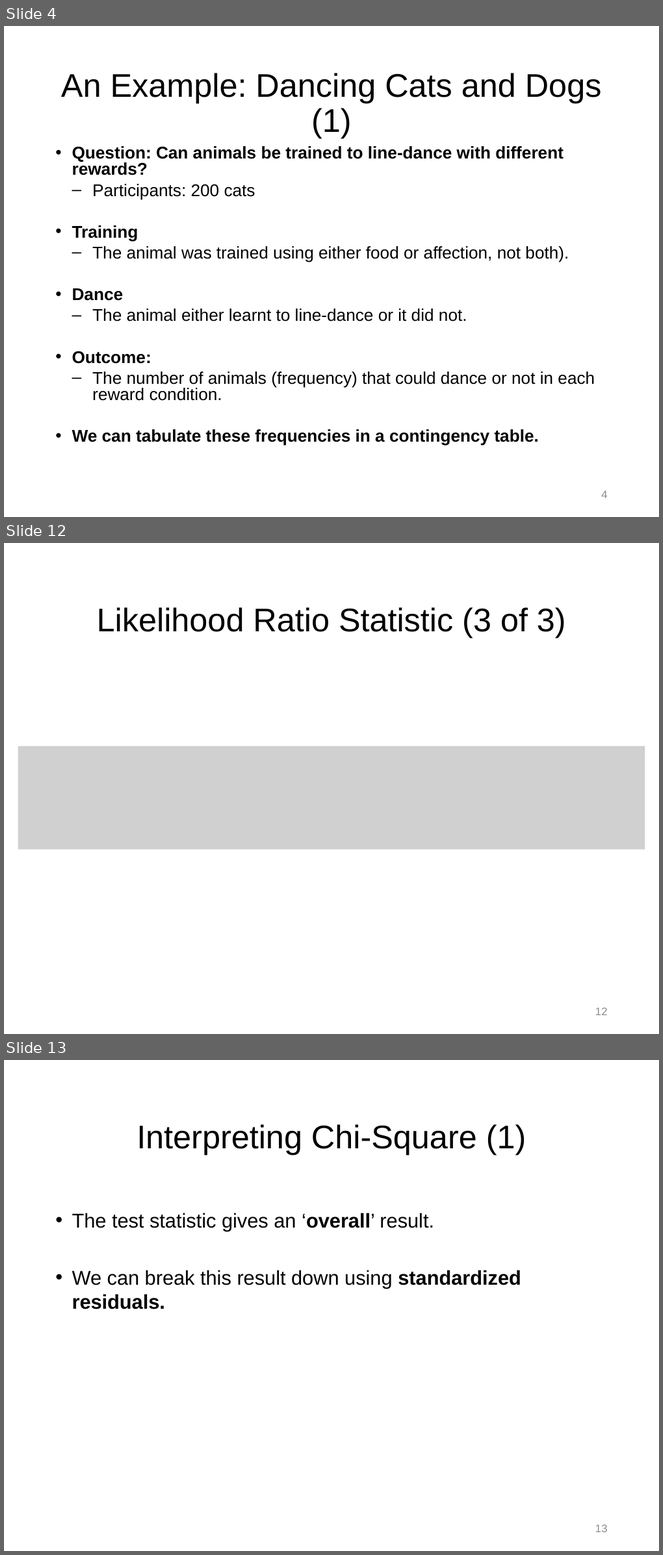
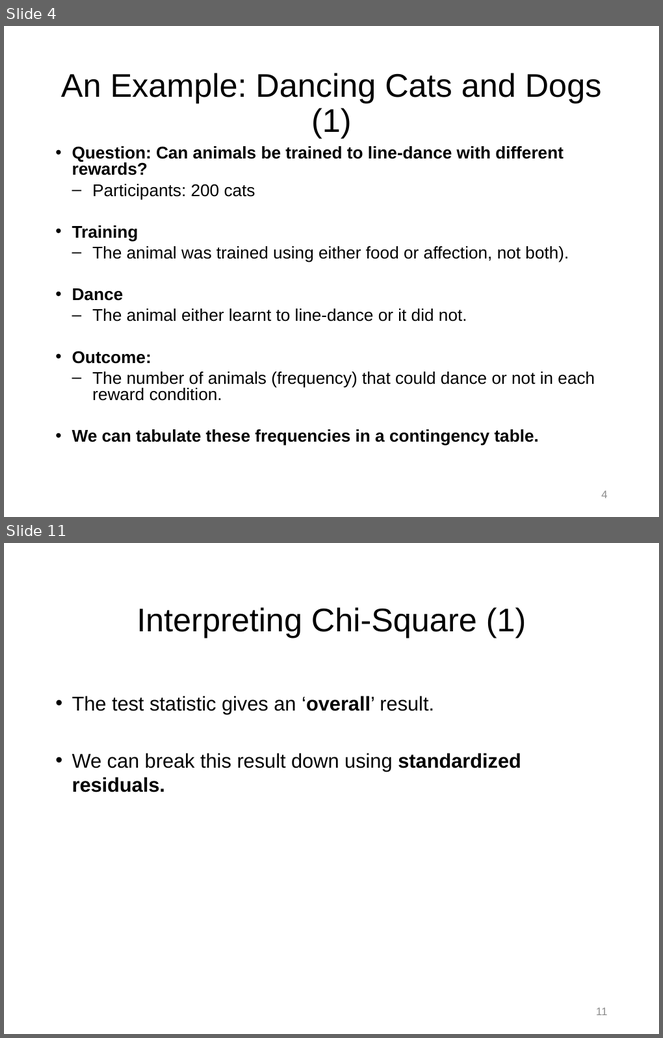
Before and after one commit to npm27/Teaching-Materials, a slide deck: Stats/Slides/10 Chapter 19 Slides.pptx. Shown one above the other, each under a label of ours: slides 4, 12 and 13 before the commit, slides 4 and 11 after it; the slides between them are not shown. The pictures are 663x1555 and 663x1038 pixels, drawn with LibreOffice and Linux fonts; fonts in the diff are those of the drawing; grey boxes stand for pictures. Boxes give left, top, right and bottom in pixels: in the first picture for what was removed or moved away, otherwise in the second. Text is boxed around its words. In the diff, an @@ line names an element or a change of style, - is before the commit and + after.

```diff
--- a/Stats/Slides/10 Chapter 19 Slides.pptx
+++ b/Stats/Slides/10 Chapter 19 Slides.pptx
@@ slide 12 removed at (x1=4, y1=543, x2=659, y2=1034), background #FFFFFF @@
@@ title removed at (x1=97, y1=607, x2=566, y2=638) @@
-Likelihood Ratio Statistic (3 of 3)
@@ picture removed at (x1=18, y1=746, x2=645, y2=850) @@
@@ page number removed at (x1=596, y1=1008, x2=608, y2=1016) @@
-12
@@ what was slide 13 is now slide 11 @@
@@ page number at (x1=596, y1=1008, x2=607, y2=1016): text changed @@
-13
+11
```
Also in this commit, not shown: 6 slides changed, 1 slide added, 2 other slides removed.
